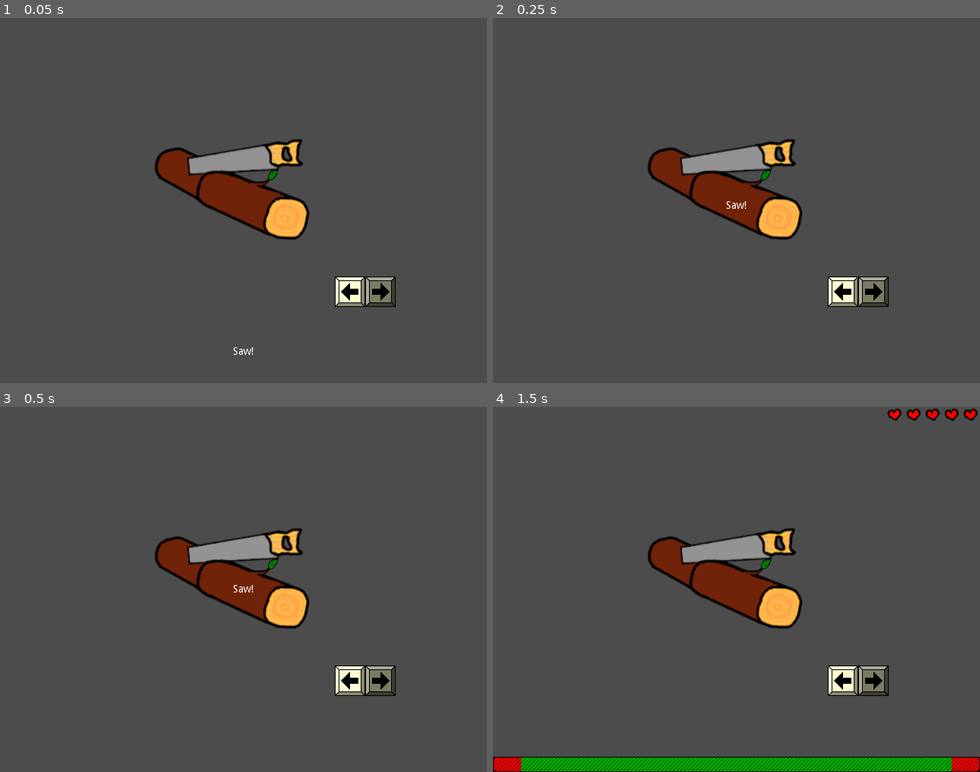
Above: before the commit, frames 1-4 (two rows, left to right).
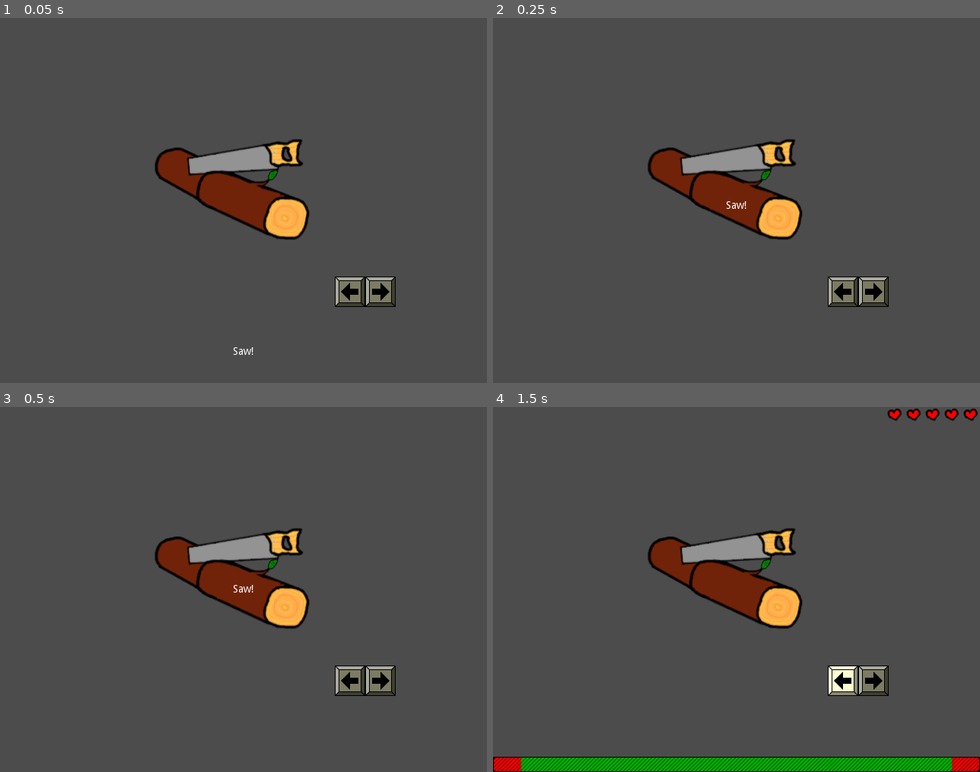
Above: after the commit, the same moments.

Repository: swashdev/minigame-madness
Game: Godot game, scene res://master/scenes/main.tscn
The game is run twice, just before and just after one commit, with the same random seed, the same clock (stepped at 60 frames per second) and the same inputs.
Inputs:
- Up to frame 1 (0.05 s): no input
- Up to frame 2 (0.25 s): no input
- Up to frame 3 (0.5 s): no input
- Up to frame 4 (1.5 s): hold Right (ui_right) 0.53-1.28 s; hold Space (ui_select) 0.53-1.28 s; hold Down (ui_down) from 1.28 s (still down); tap Space (ui_select) at 1.35 s

The runs differ from the first frame. In frame 1, 0.4% of the frame differs, in the area x 68-75%, y 71-79%; in frame 2, 0.4%; in frame 3, 0.4%; in frame 4, nothing differs.

Commit message:
randomize which key comes first in saw minigame.

Diff:
--- a/mini/saw/scenes/saw_minigame.tscn
+++ b/mini/saw/scenes/saw_minigame.tscn
@@ -28,6 +28,7 @@
 
 [node name="LeftKey" parent="Prompt" instance=ExtResource( 6 )]
 position = Vector2( -20, 0 )
+animation = "dim"
 
 [node name="RightKey" parent="Prompt" instance=ExtResource( 5 )]
 position = Vector2( 20, 0 )
--- a/mini/saw/scripts/saw_minigame.gd
+++ b/mini/saw/scripts/saw_minigame.gd
@@ -32,3 +32,14 @@
 		if $Saw.position.y >= $Target.position.y:
 			_unlock_controls = false
 			emit_signal( "won" )
+
+
+# Begin the minigame.
+func start():
+	_unlock_controls = true
+	# Randomly select a key to illuminate.
+	if randi() % 2 == 0:
+		$Prompt/RightKey.light()
+		$Saw.position.x -= SAW_DX
+	else:
+		$Prompt/LeftKey.light()
